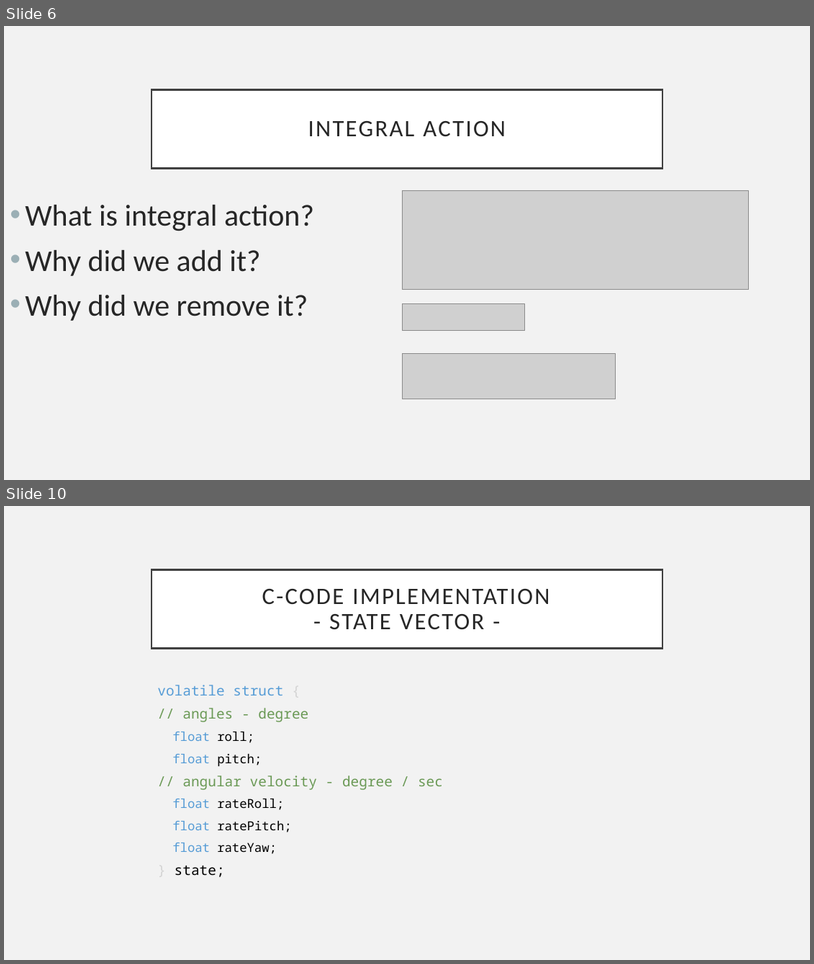
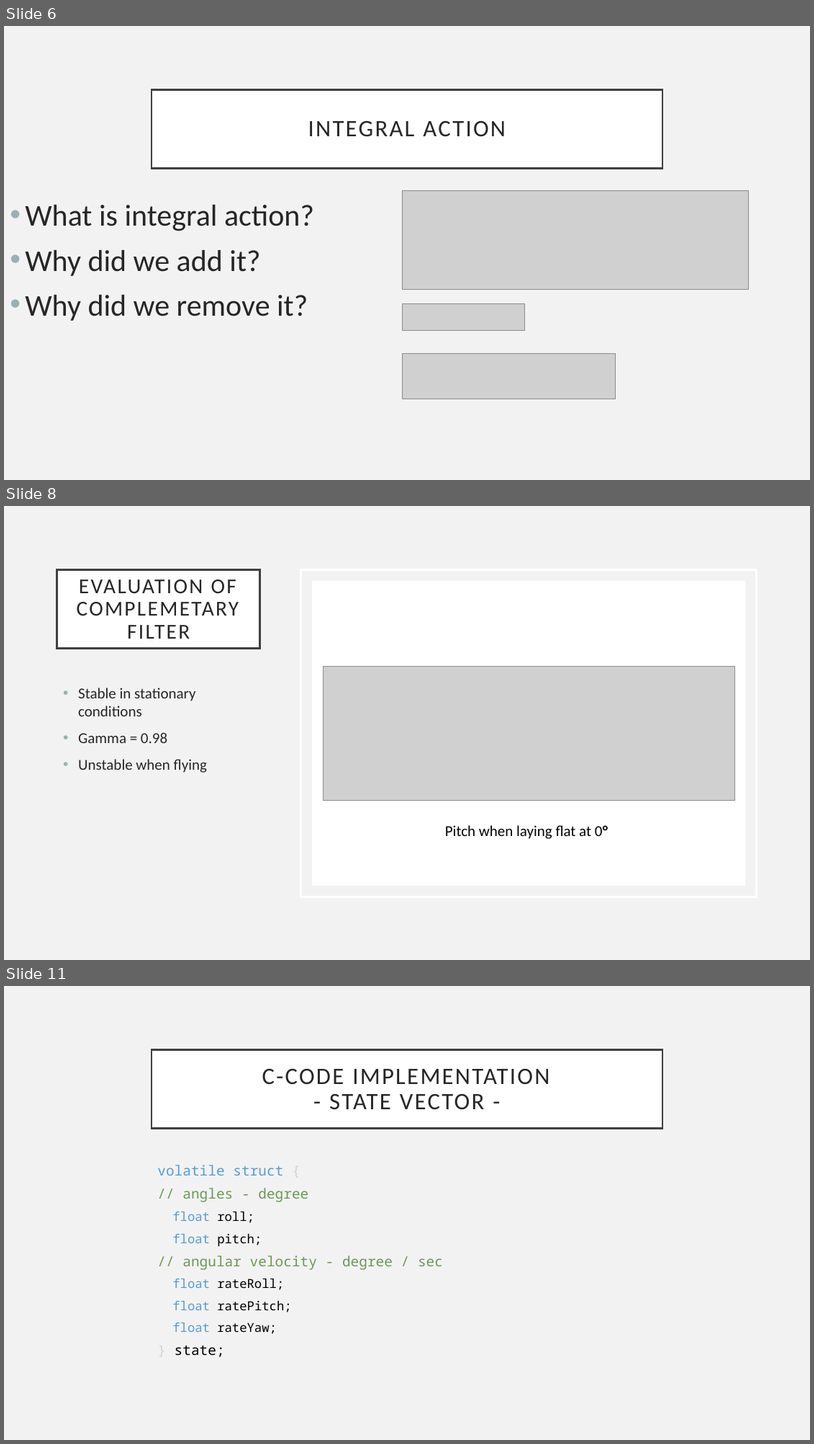
Before and after one commit to jonherz/quadcopter_g22, a slide deck: project_presentation/project_presentation.pptx. Shown one above the other, each under a label of ours: slides 6 and 10 before the commit, slides 6, 8 and 11 after it; the slides between them are not shown. The pictures are 814x964 and 814x1444 pixels, drawn with LibreOffice and Linux fonts; fonts in the diff are those of the drawing; grey boxes stand for pictures. Boxes give left, top, right and bottom in pixels: in the first picture for what was removed or moved away, otherwise in the second. Text is boxed around its words. In the diff, an @@ line names an element or a change of style, - is before the commit and + after.

```diff
--- a/project_presentation/project_presentation.pptx
+++ b/project_presentation/project_presentation.pptx
@@ slide 8 added at [4, 506, 810, 960], background #F2F2F2 @@
@@ title added at [57, 569, 260, 648], fill #FFFFFF, outline #404040 2.5 pt, 25.2 pt, text #262626 @@
+EVALUATION OF COMPLEMETARY FILTER
@@ rectangle added at [301, 569, 756, 896], outline #FFFFFF 2.5 pt @@
@@ rectangle added at [312, 580, 746, 885], fill #FFFFFF @@
@@ picture added at [323, 667, 735, 800] @@
@@ text added at [78, 687, 207, 772], 18 pt, text #262626 @@
+• Stable in stationary conditions
+• Gamma = 0.98
+• Unstable when flying
@@ text added at [445, 825, 608, 839], 18 pt, text #000000 @@
+Pitch when laying flat at 0°
@@ what was slide 10 is now slide 11 @@
```
Also in this commit, not shown: 3 slides changed.
